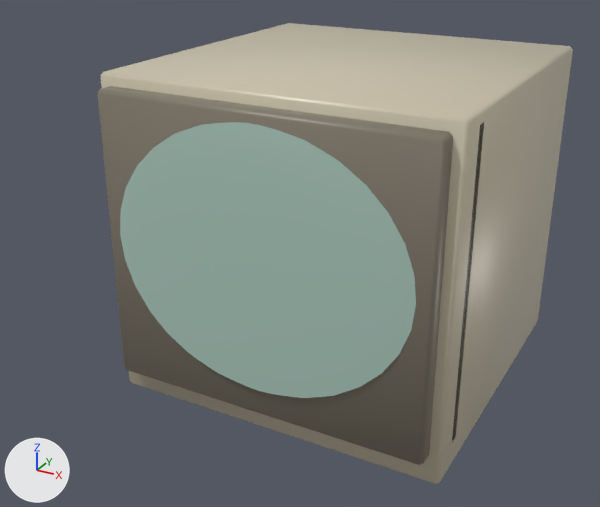
Renders of the glTF model unity/Assets/Art/Cc0/compute-kit/compute-monitor-era1/compute-monitor-era1.glb from each side of a commit.
Camera for both pictures: a 50 mm camera at (0.404, -0.861, 0.595) aimed at (-0.024, -0.083, 0.206). The axes (+X, +Y, +Z) are drawn at lower left. The lights are the same throughout. The picture after the commit comes second. Vertices at exactly the same position are counted once.

The scene before the commit, as lines of its bpy script (objects in view):
```python
me_cube = bpy.data.meshes.new('Cube')
me_cube.from_pydata(...)  # 762 vertices, 1488 faces; spans x -0.2..0.2, y -0.254..0.2, z 0.0..0.42
# faces by material slot: [132, 88, 960, 28, 28, 252]
me_cube.materials.append(mat_m_compute_monitor_era1_body)
me_cube.materials.append(mat_m_compute_monitor_era1_bezel)
me_cube.materials.append(mat_m_compute_monitor_era1_screen)
me_cube.materials.append(mat_m_compute_monitor_era1_led_pwr)
me_cube.materials.append(mat_m_compute_monitor_era1_led_hdd)
me_cube.materials.append(mat_m_compute_monitor_era1_power)
ob_mesh_compute_monitor_era1 = bpy.data.objects.new('mesh_compute-monitor-era1', me_cube)
ob_mesh_compute_monitor_era1.location = (0.0, 0.0, 0.0)
```
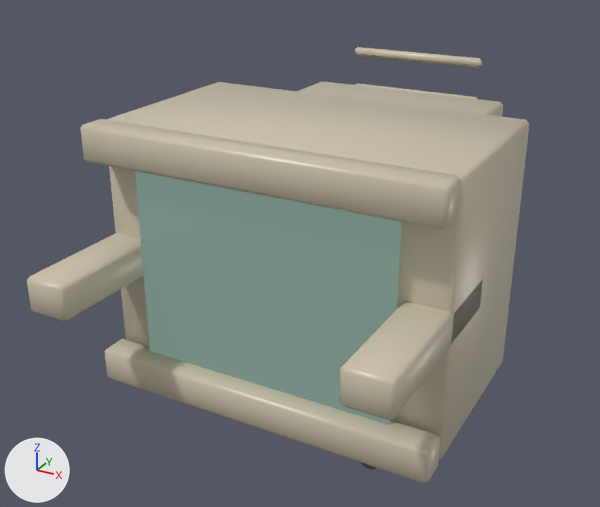
The change, as JSON lines over the scene's bpy script:
```json
{"block": "me_cube", "where": "# used by ob_mesh_compute_monitor_era1; location = (0.0, 0.0, 0.0)"}
{"op": "remove", "block": "me_cube", "code": "me_cube.from_pydata(...)  # 762 vertices, 1488 faces; spans x -0.2..0.2, y -0.254..0.2, z 0.0..0.42"}
{"op": "add", "block": "me_cube", "code": "me_cube.from_pydata(...)  # 500 vertices, 944 faces; spans x -0.2..0.2, y -0.335..0.198, z 0.0..0.396"}
{"block": "me_cube", "change": "me_cube part 1: the loose piece of 24 vertices spanning x -0.2..0.2, y -0.2..0.2, z 0.04..0.42 is rebuilt with 24 vertices and now spans x -0.2..0.2, y -0.2..0.02, z 0.07..0.37"}
{"block": "me_cube", "change": "me_cube part 2: the loose piece of 24 vertices spanning x -0.188..0.188, y -0.22..-0.192, z 0.073..0.407 is rebuilt with 44 vertices and now spans x -0.15..0.15, y -0.214..-0.21, z 0.105..0.335, in mat_m_compute_monitor_era1_screen"}
{"block": "me_cube", "change": "me_cube part 3: the loose piece of 482 vertices spanning x -0.175..0.175, y -0.254..-0.17, z 0.102..0.398 is deleted"}
{"block": "me_cube", "change": "me_cube part 4: the loose piece of 24 vertices spanning x -0.2..0.2, y -0.17..-0.15, z 0.069..0.411 is deleted"}
{"block": "me_cube", "change": "me_cube part 5: 264 vertices added at x -0.2..0.2, y -0.335..0.198, z 0.044..0.396"}
{"block": "me_cube", "change": "other edits to the shape of me_cube do not show in these pictures"}
{"op": "remove", "block": "me_cube", "code": "me_cube.materials.append(mat_m_compute_monitor_era1_bezel)"}
{"op": "remove", "block": "me_cube", "code": "me_cube.materials.append(mat_m_compute_monitor_era1_led_hdd)"}
```

Pixel boxes [x1, y1, x2, y2] of what changed, in the pictures (600 x 507 px):
```json
{"object": "mesh_compute-monitor-era1", "change": "reshaped", "before": [98, 23, 573, 484], "after": [27, 47, 529, 483]}
{"part": 1, "of": "me_cube", "change": "rebuilt", "before": [100, 23, 573, 484], "after": [107, 82, 529, 459], "on screen": "11% narrower, 18% shorter"}
{"part": 2, "of": "me_cube", "change": "rebuilt", "before": [98, 86, 453, 465], "after": [135, 171, 401, 425], "on screen": "25% narrower, 33% shorter"}
{"part": 3, "of": "me_cube", "change": "deleted", "before": [120, 122, 416, 398]}
{"part": 4, "of": "me_cube", "change": "deleted", "before": [452, 123, 484, 442], "on screen": "mostly hidden"}
{"part": 5, "of": "me_cube", "change": "added", "after": [27, 47, 503, 483]}
```
